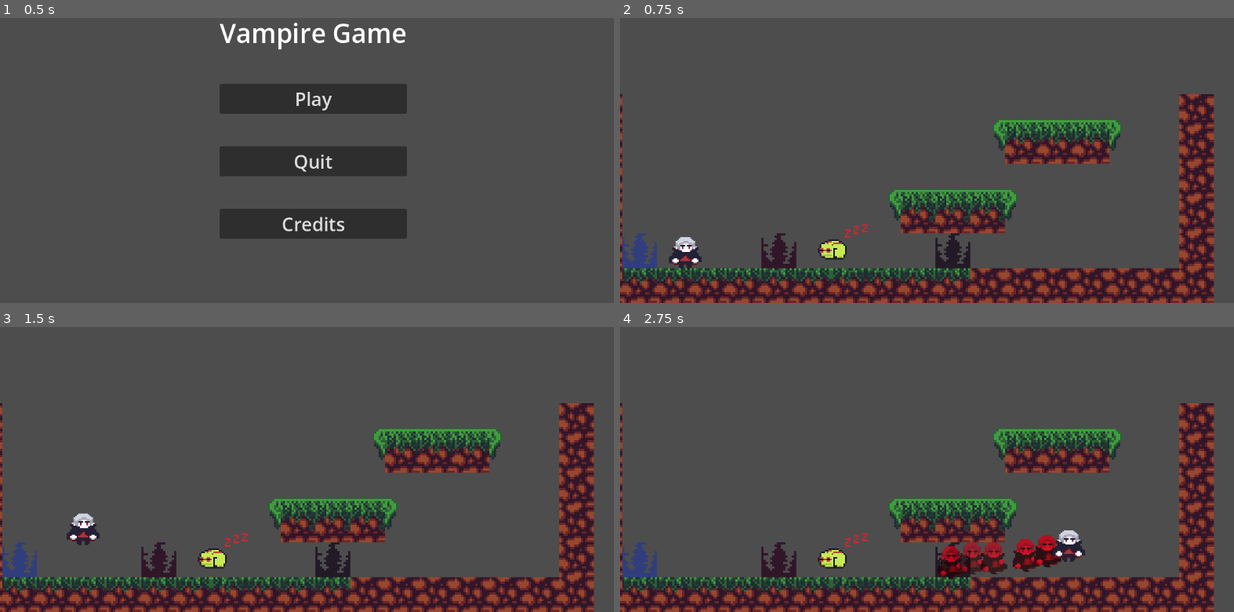
Above: before the commit, frames 1-4 (two rows, left to right).
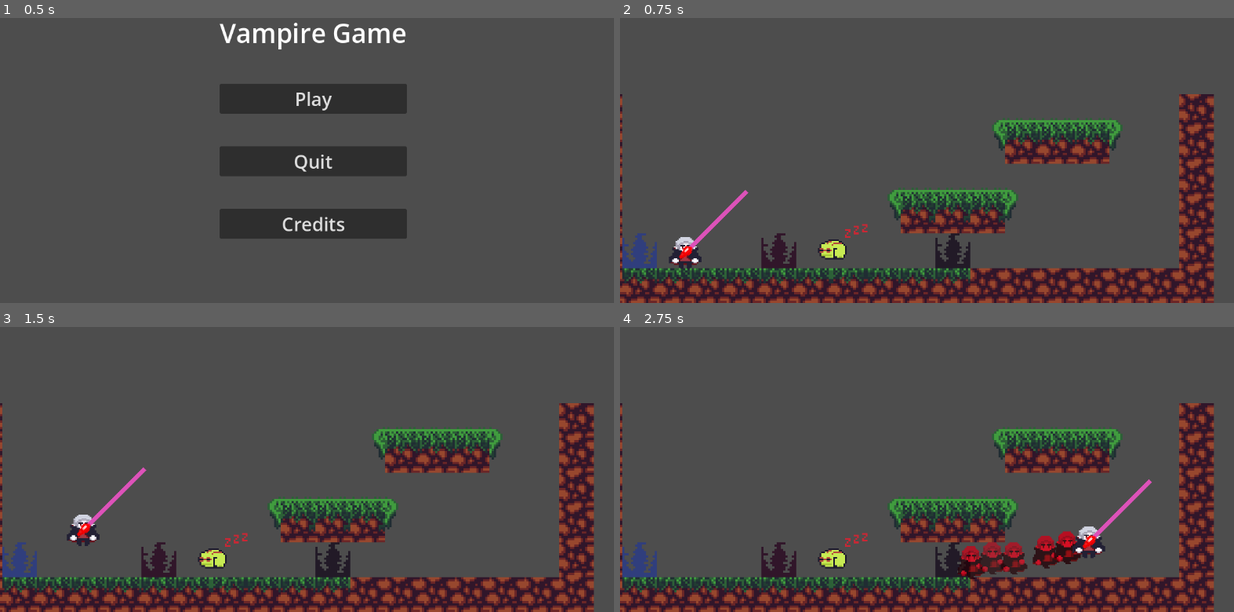
Above: after the commit, the same moments.

Repository: Wayfleh/GDC-Vampire-Platformer
Game: Godot game, scene res://UI/MainMenu.tscn
Same seed, same stepped clock (60 frames per second), same inputs: the game is played once before the commit and once after it.
Inputs:
- Up to frame 1 (0.5 s): no input
- Up to frame 2 (0.75 s): click "Play" at 0.5 s
- Up to frame 3 (1.5 s): tap Enter at 1.25 s; hold D (right) from 1.28 s (still down); hold W (jump) from 1.28 s (still down); tap J (bite_dash) at 1.35 s
- Up to frame 4 (2.75 s): keep holding D (right); release W (jump) at 2.03 s; tap W (jump) at 2.1, 2.27, 2.57 s; tap J (bite_dash) at 2.3 s

Frame 1 is identical in both runs. In frame 2, 0.3% of the frame differs, in the area x 9-21%, y 60-85%; in frame 3, 0.4%; in frame 4, 2.1%, in the area x 51-87%, y 53-89%.

Commit message:
frog tongue

Diff:
--- /dev/null
+++ b/untitled-vampire-game/Player/StateMachine/Frog/f_bitedash.gd
@@ -0,0 +1,48 @@
+## FROG
+extends State
+
+@export var tongue_length: float = 80.0
+@export var rotation_speed: float
+@export var tip_speed: float
+@export_range(0, 90, 0.1, "suffix: deg") var max_angle: float
+
+var dash_state : String # aim, shoot, pull
+var time : float
+
+func enter_state():
+	player.tongue.rotation = max_angle
+	player.velocity = Vector2.ZERO #stop player movement while aiming
+	dash_state = "aim"
+	player.tongue.show()
+	time = 0.0
+
+func update(delta: float):
+	match dash_state:
+		"aim":
+			_aim_tongue(delta)
+		"shoot":
+			_shoot_tongue(delta)
+		"pull":
+			_pull_frog(delta)
+
+func _aim_tongue(delta: float):
+	time += delta
+	var angle = cos(time * rotation_speed) * deg_to_rad(max_angle)
+	player.tongue.rotation = angle
+	if Input.is_action_just_released("bite_dash"):
+		dash_state = "shoot"
+
+func _shoot_tongue(delta: float):
+	player.tongue.move_tip(tip_speed * delta)
+	if player.tongue_tip.position.y <= -tongue_length:
+		dash_state = "pull"
+
+func _pull_frog(delta: float):
+	#remove later
+	player.apply_gravity(delta, 1)
+
+	if (player.is_on_wall() || player.is_on_floor()):
+		transitionToState.emit("F_IDLE")
+
+func exit_state():
+	player.tongue.hide()
--- a/untitled-vampire-game/Player/StateMachine/Frog/frog_state.gd
+++ b/untitled-vampire-game/Player/StateMachine/Frog/frog_state.gd
@@ -15,7 +15,7 @@
 @export var F_JUMP_IMPULSE := 700.0
 @export var F_GRAVITY := 3000.0
 @export var F_FRICTION := 5.0
-@onready var f_machine = $FrogSM
+@onready var f_machine: StateMachine = $FrogSM
 
 @export var frog_sprite_sheet: Texture2D
 
@@ -34,6 +34,9 @@
 func update(delta: float):
 	if Input.is_action_just_pressed("test_frog_transform(REMOVE LATER)"):
 		transitionToState.emit("VAMPIRE")
+	if (Input.is_action_just_pressed("bite_dash")
+	&& f_machine.current_state != f_machine.states["F_BITEDASH"]):
+		f_machine.change_state("F_BITEDASH")
 
 #turn off processing for statemachine
 func exit_state():
--- /dev/null
+++ b/untitled-vampire-game/Player/StateMachine/Frog/tongue.gd
@@ -0,0 +1,9 @@
+# helper class for FROG
+class_name Tongue
+extends Node2D
+
+@onready var tip = $TongueTip
+@onready var guide_line := $GuideLine
+
+func move_tip(speed: float):
+	tip.position.y -= speed
--- a/untitled-vampire-game/Player/StateMachine/Vampire/v_bitedash.gd
+++ b/untitled-vampire-game/Player/StateMachine/Vampire/v_bitedash.gd
@@ -39,6 +39,7 @@
 
 #TODO add animations for BiteDash (Anticipiation, Travel, Follow-through) state
 func enter_state():
+	player.bite_dash_used = true
 	dashing_direction = Vector2(player.previous_direction, 0.0) if player.is_on_floor() else Vector2(player.previous_direction,-0.2).normalized()
 	h_bite_dash_travel_time = 0.0
 	h_bite_dash_anticipation_time = 0.0
--- a/untitled-vampire-game/Player/StateMachine/Vampire/v_idle.gd
+++ b/untitled-vampire-game/Player/StateMachine/Vampire/v_idle.gd
@@ -18,10 +18,11 @@
 	if Input.is_action_pressed("left") or Input.is_action_pressed("right"):
 		transitionToState.emit("V_WALK")
 
-	if Input.is_action_just_pressed("jump") and player.is_on_floor():
+	if Input.is_action_just_pressed("jump"):
 		transitionToState.emit("V_JUMP")
 
-	if Input.is_action_just_pressed("bite_dash"):
+	if (Input.is_action_just_pressed("bite_dash")
+	&& !player.bite_dash_used):
 		transitionToState.emit("V_BITEDASH")
 
 func exit_state():
--- a/untitled-vampire-game/Player/StateMachine/Vampire/v_jump.gd
+++ b/untitled-vampire-game/Player/StateMachine/Vampire/v_jump.gd
@@ -16,7 +16,9 @@
 	if player.is_on_floor() and !Input.is_action_pressed("jump"):
 		transitionToState.emit("V_IDLE")
 
-	if Input.is_action_just_pressed("bite_dash"):
+	# can only bite dash once in the air
+	if (Input.is_action_just_pressed("bite_dash")
+	&& !player.bite_dash_used):
 		transitionToState.emit("V_BITEDASH")
 
 func exit_state():
--- a/untitled-vampire-game/Player/StateMachine/Vampire/v_walk.gd
+++ b/untitled-vampire-game/Player/StateMachine/Vampire/v_walk.gd
@@ -17,7 +17,8 @@
 	if Input.is_action_just_pressed("jump") and player.is_on_floor():
 		transitionToState.emit("V_JUMP")
 
-	if Input.is_action_just_pressed("bite_dash"):
+	if (Input.is_action_just_pressed("bite_dash")
+	&& !player.bite_dash_used):
 		transitionToState.emit("V_BITEDASH")
 
 func exit_state():
--- a/untitled-vampire-game/Player/StateMachine/vampire_state.gd
+++ b/untitled-vampire-game/Player/StateMachine/vampire_state.gd
@@ -28,6 +28,8 @@
 		if (current_blood == GlobalData.Animals.FROG
 		&& v_machine.current_state != v_machine.states["V_BITEDASH"]):
 			transitionToState.emit("FROG")
+	if player.is_on_floor():
+		player.bite_dash_used = false
 
 #turn off processing for statemachine
 func exit_state():
--- a/untitled-vampire-game/Player/player.gd
+++ b/untitled-vampire-game/Player/player.gd
@@ -10,13 +10,18 @@
 @export var bite_dash_direction: Vector2
 var previous_position: Vector2 #Velocity value in previous frame. Used for calculating Bite Dash Direction
 
+
 var direction : int #either forward (1) or backward (-1)
+#---------- For Bite Dash ----------#
 var previous_direction : int = 1
+var bite_dash_used: bool = false
+@onready var bite_hitbox := $BiteHitbox
+@onready var tongue := %Tongue
+@onready var tongue_tip = tongue.tip
 
 @onready var state_machine := $StateMachine
 @onready var collider := $Collider
-@onready var bite_hitbox := $BiteHitbox
-@onready var anim_sprite := $CurrentDirection/AlucardSprite
+@onready var anim_sprite := %AlucardSprite
 
 #---------- Particles ----------#
 @onready var blood_particles := $BloodParticles
@@ -33,7 +38,7 @@
 	bite_dash_direction = Vector2(1,0)
 	previous_position = Vector2(0,0)
 	bite_hitbox.area_entered.connect(bite_animal)
-	pass
+
 
 
 func _physics_process(delta: float) -> void:
--- a/untitled-vampire-game/Player/player.tscn
+++ b/untitled-vampire-game/Player/player.tscn
@@ -8,6 +8,7 @@
 [ext_resource type="Script" uid="uid://cvmgnpcu1e2fx" path="res://Player/StateMachine/Vampire/v_idle.gd" id="4_gwnis"]
 [ext_resource type="Texture2D" uid="uid://dmw65gvnbn2tf" path="res://Art/Placeholder/SingleAlucardRight.png" id="5_dkpta"]
 [ext_resource type="Script" uid="uid://bgueu3iyq1rde" path="res://Player/StateMachine/Vampire/v_walk.gd" id="5_k53q1"]
+[ext_resource type="Script" uid="uid://bjqu6w4wos8p3" path="res://Player/StateMachine/Frog/tongue.gd" id="5_pisgm"]
 [ext_resource type="Script" uid="uid://d1lffwqtnbmrr" path="res://Player/StateMachine/Vampire/v_jump.gd" id="6_fhl08"]
 [ext_resource type="Script" uid="uid://cbxp42c2drvct" path="res://Player/StateMachine/Frog/frog_state.gd" id="8_00tjw"]
 [ext_resource type="Script" uid="uid://tkya8lcbmcfx" path="res://Player/StateMachine/Vampire/v_bitedash.gd" id="8_5htga"]
@@ -15,6 +16,7 @@
 [ext_resource type="Script" uid="uid://d3sjtxr7sc4jo" path="res://Player/StateMachine/Frog/f_walk.gd" id="10_apopc"]
 [ext_resource type="Texture2D" uid="uid://dinw4bxb85og6" path="res://Art/Placeholder/spongebob vampire.png" id="10_p5o4e"]
 [ext_resource type="Script" uid="uid://dh0kt6slyvvuv" path="res://Player/StateMachine/Frog/f_jump.gd" id="11_apopc"]
+[ext_resource type="Script" uid="uid://pfkhuqvmdxwe" path="res://Player/StateMachine/Frog/f_bitedash.gd" id="16_lfmf2"]
 
 [sub_resource type="CapsuleShape2D" id="CapsuleShape2D_gwnis"]
 radius = 12.0
@@ -26,7 +28,7 @@
 
 [sub_resource type="AtlasTexture" id="AtlasTexture_lfmf2"]
 atlas = ExtResource("10_p5o4e")
-region = Rect2(0, 0, 370, 586)
+region = Rect2(192, 128, 32, 32)
 
 [sub_resource type="AtlasTexture" id="AtlasTexture_5htga"]
 atlas = ExtResource("2_apopc")
@@ -83,6 +85,8 @@
 "name": &"walk",
 "speed": 5.0
 }]
+
+[sub_resource type="CircleShape2D" id="CircleShape2D_lfmf2"]
 
 [node name="Player" type="CharacterBody2D" unique_id=644735785]
 script = ExtResource("1_4ntmi")
@@ -109,9 +113,31 @@
 [node name="CurrentDirection" type="Node2D" parent="." unique_id=30504841]
 
 [node name="AlucardSprite" type="AnimatedSprite2D" parent="CurrentDirection" unique_id=980260689]
+unique_name_in_owner = true
 scale = Vector2(1.5, 1.215)
 sprite_frames = SubResource("SpriteFrames_p5o4e")
-animation = &"idle"
+animation = &"frog"
+
+[node name="Tongue" type="Node2D" parent="CurrentDirection" unique_id=949118960]
+unique_name_in_owner = true
+rotation = 0.7853982
+scale = Vector2(0.99999994, 0.99999994)
+script = ExtResource("5_pisgm")
+
+[node name="GuideLine" type="Line2D" parent="CurrentDirection/Tongue" unique_id=1718286960]
+points = PackedVector2Array(0, 0, 0, -80)
+width = 4.0
+default_color = Color(0.8666667, 0.32156864, 0.7254902, 1)
+
+[node name="TongueTip" type="Area2D" parent="CurrentDirection/Tongue" unique_id=620725349]
+monitoring = false
+
+[node name="TongueTipCollider" type="CollisionShape2D" parent="CurrentDirection/Tongue/TongueTip" unique_id=1406688466]
+shape = SubResource("CircleShape2D_lfmf2")
+
+[node name="Sprite2D" type="Sprite2D" parent="CurrentDirection/Tongue/TongueTip" unique_id=370410446]
+rotation = 3.1415927
+texture = ExtResource("4_gu6f8")
 
 [node name="BloodParticles" type="CPUParticles2D" parent="." unique_id=158508271]
 emitting = false
@@ -135,8 +161,9 @@
 
 [node name="VAMPIRE" type="Node" parent="TransformationSM" unique_id=117049237]
 script = ExtResource("4_00tjw")
+V_SPEED = 50.0
 V_JUMP_IMPULSE = 500.0
-V_GRAVITY = 1200.0
+V_GRAVITY = 1500.0
 
 [node name="VampireSM" type="Node" parent="TransformationSM/VAMPIRE" unique_id=1533651679 node_paths=PackedStringArray("player", "initial_state")]
 script = ExtResource("3_od3ui")
@@ -152,6 +179,7 @@
 
 [node name="V_JUMP" type="Node" parent="TransformationSM/VAMPIRE/VampireSM" unique_id=479202694]
 script = ExtResource("6_fhl08")
+fastFallGravityMultiplier = 3.0
 
 [node name="V_BITEDASH" type="Node" parent="TransformationSM/VAMPIRE/VampireSM" unique_id=1148363666]
 script = ExtResource("8_5htga")
@@ -180,4 +208,12 @@
 script = ExtResource("11_apopc")
 metadata/_custom_type_script = "uid://c68npqqwy1yig"
 
+[node name="F_BITEDASH" type="Node" parent="TransformationSM/FROG/FrogSM" unique_id=2142105885]
+script = ExtResource("16_lfmf2")
+tongue_length = 160.0
+rotation_speed = 5.0
+tip_speed = 160.0
+max_angle = 45.0
+metadata/_custom_type_script = "uid://c68npqqwy1yig"
+
 [connection signal="area_entered" from="BiteHitbox" to="." method="bite_animal"]
Not shown, added: untitled-vampire-game/Player/StateMachine/Frog/f_bitedash.gd.uid
Not shown, added: untitled-vampire-game/Player/StateMachine/Frog/tongue.gd.uid
